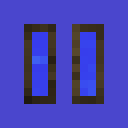
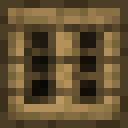
The second 128 x 128 image is a revision of the first. Changes to its layers:
renamed "cultivator copy" to "primitive_centrifuge", showed it, moved it above "primitive_dehumidifier", painted on it over [24,24,104,104]
hid "primitive_dehumidifier", painted on it over [0,0,128,128]
